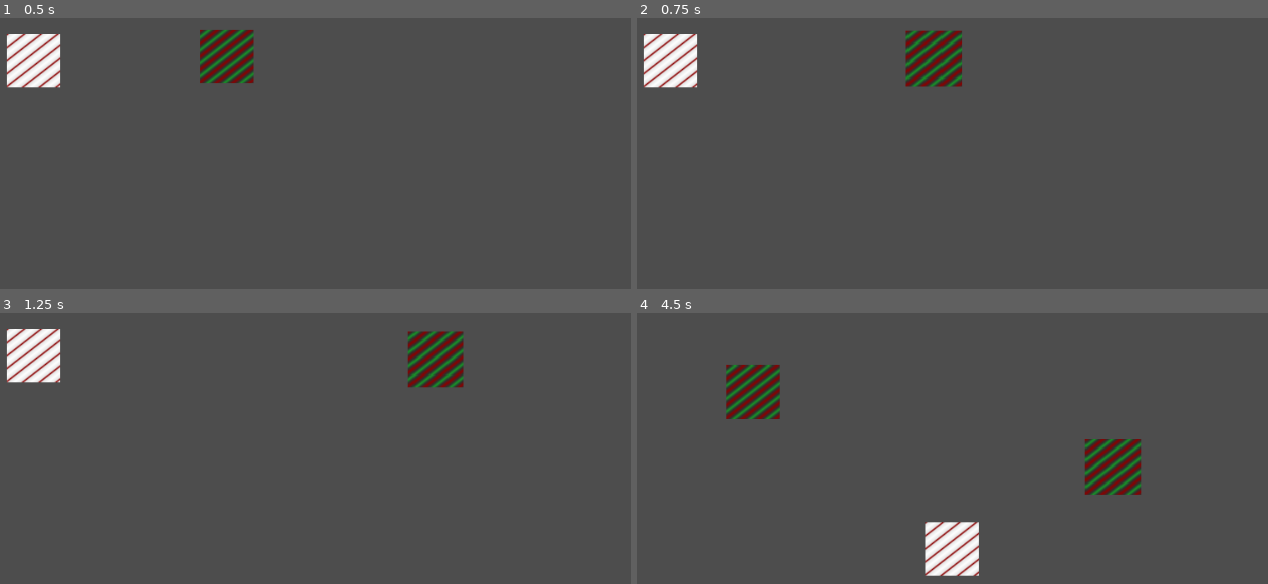
Above: before the commit, frames 1-4 (two rows, left to right).
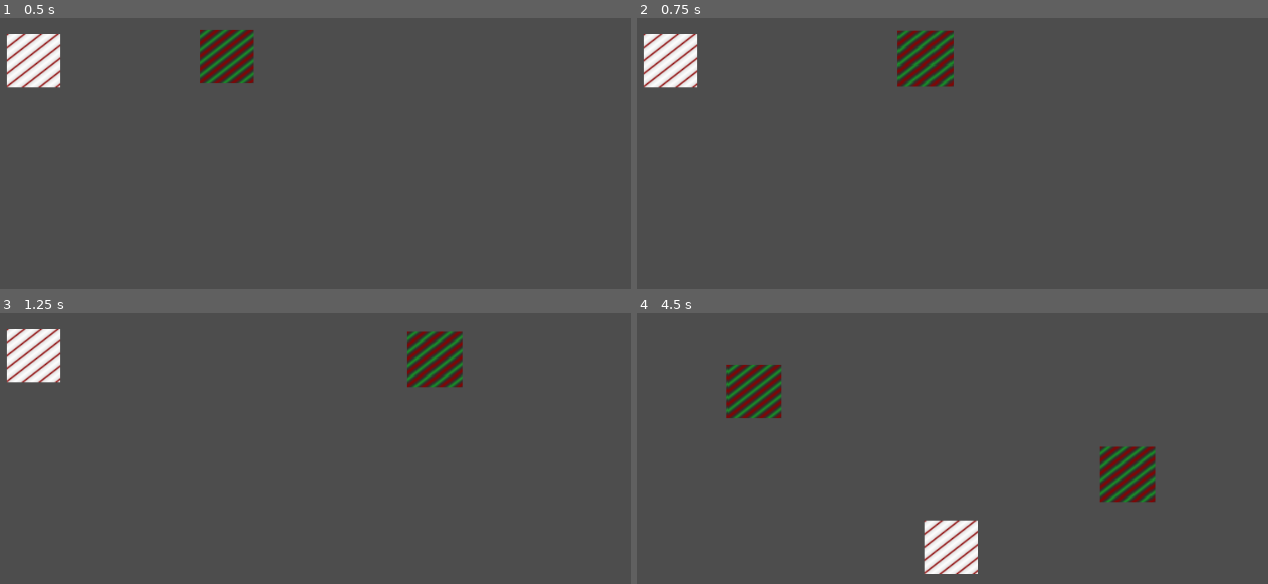
Above: after the commit, the same moments.

Repository: Obliii/ChrimTreeProject
Game: Godot game, scene res://assets/scenes/MainScene.tscn
Same seed, same stepped clock (60 frames per second), same inputs: the game is played once before the commit and once after it.
Inputs (mouse positions are in pixels of both pictures, inside the frame that each line leads up to):
- Up to frame 1 (0.5 s): no input
- Up to frame 2 (0.75 s): tap Enter at 0.5 s; drag from (864, 55) to (1072, 64) at 0.52 s
- Up to frame 3 (1.25 s): no input
- Up to frame 4 (4.5 s): tap Space at 1.25, 4.25 s; drag from (668, 356) to (952, 548) at 1.27 s; move the mouse to (1072, 359) at 2.02 s; press the mouse at (1072, 359) at 2.03 s; tap E (spawn_decoration) at 2.3, 3.8 s; release the mouse at (1072, 359) at 2.75 s; tap Enter at 2.75 s; drag from (1072, 359) to (750, 391) at 2.77 s; move the mouse to (1230, 527) at 3.52 s; press the mouse at (1230, 527) at 3.53 s; release the mouse at (1230, 527) at 4.25 s; drag from (1236, 527) to (870, 345) at 4.27 s

Frame 1 is identical in both runs. In frame 2, 1.9% of the frame differs, in the area x 41-52%, y 4-26%; in frame 3, 0.4%; in frame 4, 3.4%, in the area x 14-83%, y 19-98%.

Commit message:
Add Decoration Menu, and spawn decoration when clicking the menu items

Diff:
--- /dev/null
+++ b/Objects/Scenes/decoration_menu.tscn
@@ -0,0 +1,49 @@
+[gd_scene load_steps=4 format=3 uid="uid://bpk7tugnv82h8"]
+
+[ext_resource type="Script" path="res://Objects/Scripts/decoration_menu.gd" id="1_fw27a"]
+[ext_resource type="PackedScene" uid="uid://cid77gmg01m5s" path="res://Objects/Scenes/decoration_menu_item.tscn" id="2_b16na"]
+[ext_resource type="PackedScene" uid="uid://dxwwkypmyimqv" path="res://Objects/Scenes/decoration.tscn" id="3_i870r"]
+
+[node name="DecorationMenu" type="PanelContainer"]
+anchors_preset = 11
+anchor_left = 1.0
+anchor_right = 1.0
+anchor_bottom = 1.0
+offset_left = -308.0
+grow_horizontal = 0
+grow_vertical = 2
+size_flags_vertical = 3
+script = ExtResource("1_fw27a")
+decoration_menu_item_scene = ExtResource("2_b16na")
+decoration_item_scene = ExtResource("3_i870r")
+metadata/_edit_group_ = true
+
+[node name="ScrollContainer" type="ScrollContainer" parent="."]
+layout_mode = 2
+
+[node name="VBoxContainer" type="VBoxContainer" parent="ScrollContainer"]
+layout_mode = 2
+size_flags_horizontal = 3
+size_flags_vertical = 3
+
+[node name="Label" type="Label" parent="ScrollContainer/VBoxContainer"]
+layout_mode = 2
+text = "Decorations"
+horizontal_alignment = 1
+
+[node name="HSeparator" type="HSeparator" parent="ScrollContainer/VBoxContainer"]
+layout_mode = 2
+theme_override_constants/separation = 10
+
+[node name="MarginContainer" type="MarginContainer" parent="ScrollContainer/VBoxContainer"]
+layout_mode = 2
+theme_override_constants/margin_left = 10
+theme_override_constants/margin_right = 10
+
+[node name="DecorationGrid" type="GridContainer" parent="ScrollContainer/VBoxContainer/MarginContainer"]
+unique_name_in_owner = true
+layout_mode = 2
+size_flags_horizontal = 4
+theme_override_constants/h_separation = 20
+theme_override_constants/v_separation = 10
+columns = 2
--- /dev/null
+++ b/Objects/Scenes/decoration_menu_item.tscn
@@ -0,0 +1,36 @@
+[gd_scene load_steps=4 format=3 uid="uid://cid77gmg01m5s"]
+
+[ext_resource type="Script" path="res://Objects/Scripts/decoration_menu_item.gd" id="1_0i3pa"]
+[ext_resource type="Resource" uid="uid://hl6k4xercyag" path="res://Resources/Decorations/bauble.tres" id="2_j4qts"]
+
+[sub_resource type="PlaceholderTexture2D" id="PlaceholderTexture2D_3nme7"]
+size = Vector2(64, 64)
+
+[node name="DecorationMenuItem" type="PanelContainer"]
+custom_minimum_size = Vector2(120, 0)
+mouse_default_cursor_shape = 2
+script = ExtResource("1_0i3pa")
+decoration_info = ExtResource("2_j4qts")
+
+[node name="MarginContainer" type="MarginContainer" parent="."]
+layout_mode = 2
+theme_override_constants/margin_left = 10
+theme_override_constants/margin_top = 5
+theme_override_constants/margin_right = 10
+theme_override_constants/margin_bottom = 5
+
+[node name="VBoxContainer" type="VBoxContainer" parent="MarginContainer"]
+layout_mode = 2
+
+[node name="DecorationTexture" type="TextureRect" parent="MarginContainer/VBoxContainer"]
+unique_name_in_owner = true
+custom_minimum_size = Vector2(64, 64)
+layout_mode = 2
+size_flags_horizontal = 4
+texture = SubResource("PlaceholderTexture2D_3nme7")
+
+[node name="DecorationName" type="Label" parent="MarginContainer/VBoxContainer"]
+unique_name_in_owner = true
+layout_mode = 2
+text = "MissingName"
+horizontal_alignment = 1
--- a/Objects/Scripts/decoration.gd
+++ b/Objects/Scripts/decoration.gd
@@ -29,7 +29,7 @@
 
 	# Keep it moving
 	if dragging and Input.is_action_pressed("click"):
-		global_position = get_global_mouse_position() - offset
+		global_position = global_position.lerp(get_global_mouse_position() - offset, 25 * delta)
 	# and finished!
 	elif Input.is_action_just_released("click"):
 		dragging = false
--- /dev/null
+++ b/Objects/Scripts/decoration_menu.gd
@@ -0,0 +1,47 @@
+class_name DecorationMenu
+extends PanelContainer
+
+@onready var decoration_grid: GridContainer = %DecorationGrid
+
+@export var decoration_menu_item_scene: PackedScene
+@export var decoration_item_scene: PackedScene
+
+var selected_menu_item: DecorationMenuItem
+
+signal decoration_created(decoration: Decoration)
+signal item_deselected()
+
+# Called when the node enters the scene tree for the first time.
+func _ready() -> void:
+	var spawned_menu_item: DecorationMenuItem
+
+	for decoration_info: DecorationInfo in DecorationLoader.decoration_info:
+		spawned_menu_item = decoration_menu_item_scene.instantiate()
+		spawned_menu_item.decoration_info = decoration_info
+		spawned_menu_item.decoration_menu = self
+		decoration_grid.add_child(spawned_menu_item)
+
+
+func select_menu_item(menu_item: DecorationMenuItem) -> void:
+	if menu_item == selected_menu_item:
+		deselect_menu_items()
+		return
+
+	deselect_menu_items()
+	selected_menu_item = menu_item
+	menu_item.select_item()
+	spawn_decoration(menu_item.decoration_info)
+
+func deselect_menu_items() -> void:
+	if !selected_menu_item:
+		return
+	selected_menu_item.deselect_item()
+	selected_menu_item = null
+	item_deselected.emit()
+
+
+func spawn_decoration(decoration_info: DecorationInfo) -> void:
+	var spawned_decoration: Decoration = decoration_item_scene.instantiate()
+	spawned_decoration.decoration_info = decoration_info
+	decoration_created.emit(spawned_decoration)
+	pass
--- /dev/null
+++ b/Objects/Scripts/decoration_menu_item.gd
@@ -0,0 +1,26 @@
+class_name DecorationMenuItem
+extends PanelContainer
+
+@onready var decoration_texture: TextureRect = %DecorationTexture
+@onready var decoration_name: Label = %DecorationName
+
+@export var decoration_info: DecorationInfo
+var decoration_menu: DecorationMenu
+
+# Called when the node enters the scene tree for the first time.
+func _ready() -> void:
+	decoration_name.text = decoration_info.name
+	decoration_texture.texture = decoration_info.texture
+
+
+func _gui_input(event: InputEvent) -> void:
+	if event is InputEventMouseButton:
+		if Input.is_action_just_pressed("click"):
+			decoration_menu.select_menu_item(self)
+			accept_event()
+
+func select_item() -> void:
+	decoration_texture.texture = null
+
+func deselect_item() -> void:
+	decoration_texture.texture = decoration_info.texture
--- /dev/null
+++ b/Objects/Scripts/decoration_selector.gd
@@ -0,0 +1,31 @@
+class_name DecorationSelector
+extends Node2D
+
+@onready var decoration_menu: DecorationMenu = %DecorationMenu
+
+
+# Called when the node enters the scene tree for the first time.
+func _ready() -> void:
+	pass # Replace with function body.
+
+
+# Called every frame. 'delta' is the elapsed time since the previous frame.
+func _process(delta: float) -> void:
+	pass
+
+
+func _on_decoration_menu_decoration_created(decoration: Decoration) -> void:
+	get_parent().add_child(decoration)
+	decoration.global_position = get_global_mouse_position()
+
+
+
+# Selecting Decorations
+# I'd like to only have one decoration selectable / holdable
+# So lets change it up
+
+# When user clicks on a decoration, pick it up! Which one? Who knows!
+# We can figure that out later
+
+# Should this be a part of the decoration menu? Probably not
+# But it doesn't need to be anywhere else! So here it is!
--- /dev/null
+++ b/Scenes/decoration_scene.tscn
@@ -0,0 +1,26 @@
+[gd_scene load_steps=5 format=3 uid="uid://cyexxbuodq2w"]
+
+[ext_resource type="PackedScene" uid="uid://bpk7tugnv82h8" path="res://Objects/Scenes/decoration_menu.tscn" id="1_vl1ey"]
+[ext_resource type="PackedScene" uid="uid://dxwwkypmyimqv" path="res://Objects/Scenes/decoration.tscn" id="2_6amu3"]
+[ext_resource type="Resource" uid="uid://b8pddfux6j1oy" path="res://Resources/Decorations/candy_cane.tres" id="3_krofv"]
+[ext_resource type="Script" path="res://Objects/Scripts/decoration_selector.gd" id="4_pvr2x"]
+
+[node name="DecorationScene" type="Node2D"]
+
+[node name="DecorationUI" type="CanvasLayer" parent="."]
+layer = -1
+
+[node name="DecorationMenu" parent="DecorationUI" instance=ExtResource("1_vl1ey")]
+unique_name_in_owner = true
+
+[node name="Decoration" parent="." instance=ExtResource("2_6amu3")]
+position = Vector2(761, 238)
+
+[node name="Decoration2" parent="." instance=ExtResource("2_6amu3")]
+position = Vector2(93, 146)
+decoration_info = ExtResource("3_krofv")
+
+[node name="DecorationSelector" type="Node2D" parent="."]
+script = ExtResource("4_pvr2x")
+
+[connection signal="decoration_created" from="DecorationUI/DecorationMenu" to="DecorationSelector" method="_on_decoration_menu_decoration_created"]
--- a/Util/Autoload/decoration_loader.gd
+++ b/Util/Autoload/decoration_loader.gd
@@ -2,15 +2,16 @@
 
 var decoration_scene: PackedScene = preload("res://Objects/Scenes/decoration.tscn")
 
-var decoration_info: Array[DecorationInfo]
+static var decoration_info: Array[DecorationInfo] = []
 
 # Called when the node enters the scene tree for the first time.
 func _ready() -> void:
-	var decoration_files: PackedStringArray = DirAccess.get_files_at("res://Resources/Decorations")
-	for decoration in decoration_files:
-		decoration_info.push_back(load("res://Resources/Decorations/" + decoration))
+	for decoration in DirAccess.get_files_at("res://Resources/Decorations"):
+		var decoration_filename = "res://Resources/Decorations/" + decoration.trim_suffix('.remap')
+		var loaded_decoration: DecorationInfo = load(decoration_filename) as DecorationInfo
+		decoration_info.append(loaded_decoration)
 
-func _physics_process(delta: float) -> void:
+func _physics_process(_delta: float) -> void:
 	if Input.is_action_just_pressed("spawn_decoration"):
 		if(decoration_info.size):
 			spawn_decoration(decoration_info.pick_random())
